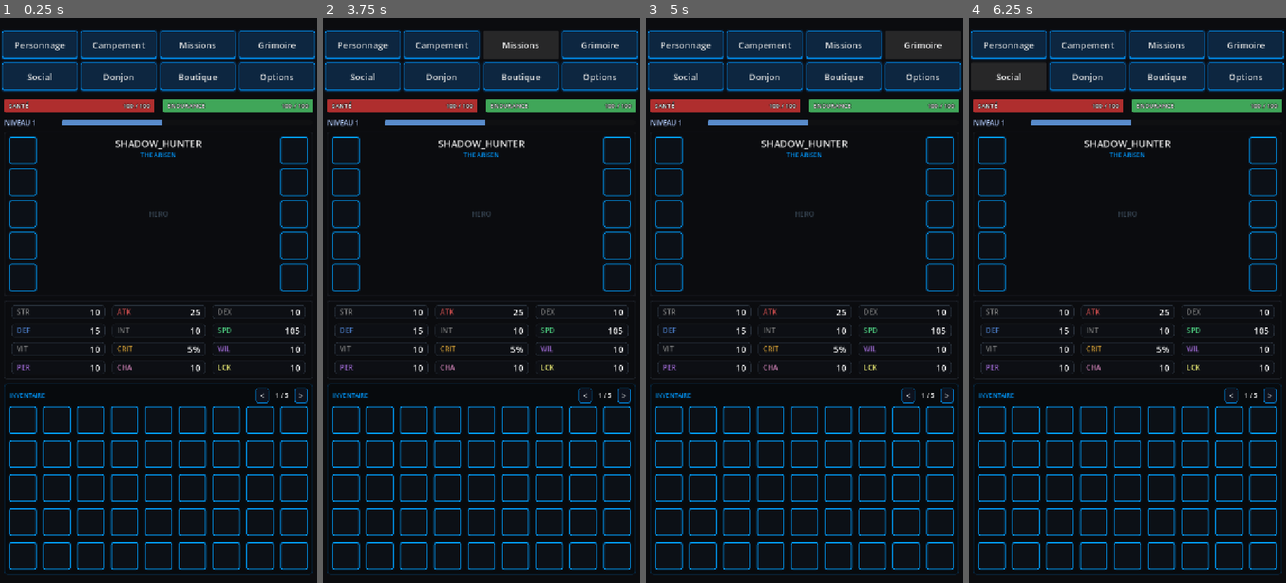
Above: before the commit, frames 1-4 (left to right).
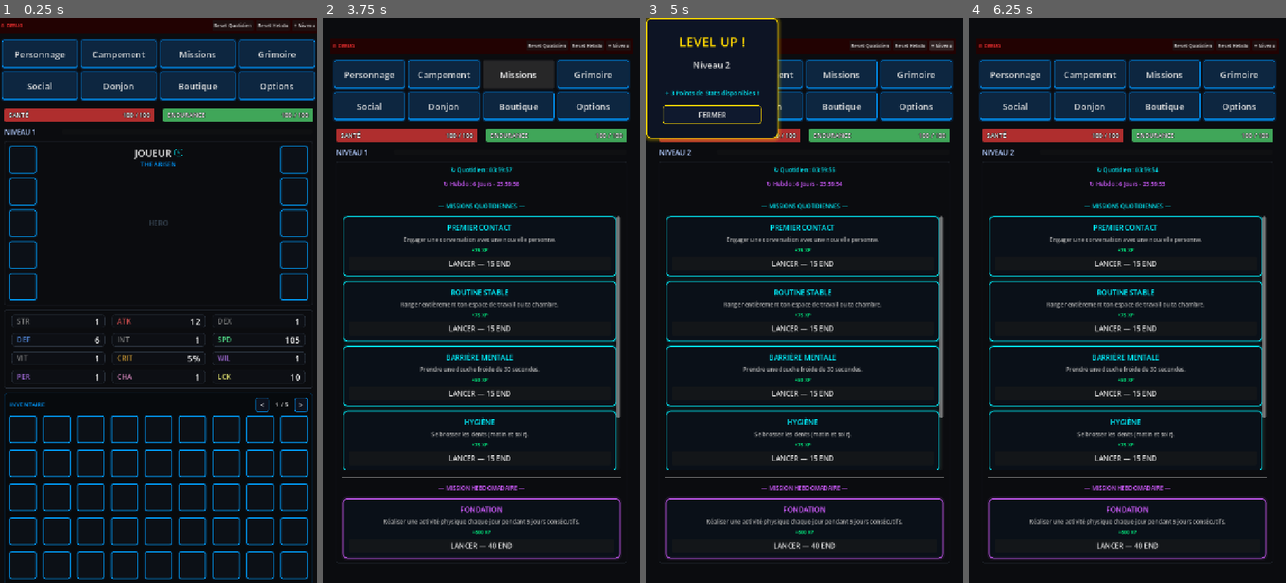
Above: after the commit, the same moments.

Repository: Argoht/Jeu
Game: Godot game, scene res://Scenes/main_scene.tscn
Two runs of this game, one before a commit and one after it. Both use one fixed random seed, a clock stepped at 60 frames per second and the inputs below. This scene is started directly instead of the project's main scene.
Inputs (mouse positions are in pixels of both pictures, inside the frame that each line leads up to):
- Up to frame 1 (0.25 s): no input
- Up to frame 2 (3.75 s): click "<" at 0.5 s; click ">" at 1.25 s; click "Personnage" at 2 s; click "Campement" at 2.75 s; click "Missions" at 3.5 s
- Up to frame 3 (5 s): click (940, 46) at 4.25 s, where only the run after the commit has a clickable "+ Niveau"
- Up to frame 4 (6.25 s): click "Grimoire" at 5 s; click "Social" at 5.75 s

The runs differ from the first frame. In frame 1, 20% of the frame differs, in the area x 0-100%, y 0-100%; in frame 2, 28%; in frame 3, 28%; in frame 4, 29%, in the area x 0-100%, y 2-99%.
Error before the commit: Parse Error: Cannot infer the type of "item" variable because the value doesn't have a set type. (res://Scripts/MainScene.gd:144)

Commit message:
fix: type inférence sur inventory[i] — Dictionary explicite
var item := ... échoue car Array non typé retourne Variant.
Correction : var item: Dictionary = GlobalEngine.inventory[item_idx]

https://claude.ai/code/session_01CuJaL9TVQ1fesnvw1isV6T

Diff:
--- a/jeu/Scripts/MainScene.gd
+++ b/jeu/Scripts/MainScene.gd
@@ -141,8 +141,8 @@
 
 		var item_idx := start_idx + i
 		if item_idx < GlobalEngine.inventory.size():
-			var item := GlobalEngine.inventory[item_idx]
-			var lbl  := Label.new()
+			var item: Dictionary = GlobalEngine.inventory[item_idx]
+			var lbl := Label.new()
 			lbl.text = item["name"].substr(0, 5)
 			lbl.horizontal_alignment = HORIZONTAL_ALIGNMENT_CENTER
 			lbl.vertical_alignment   = VERTICAL_ALIGNMENT_CENTER
